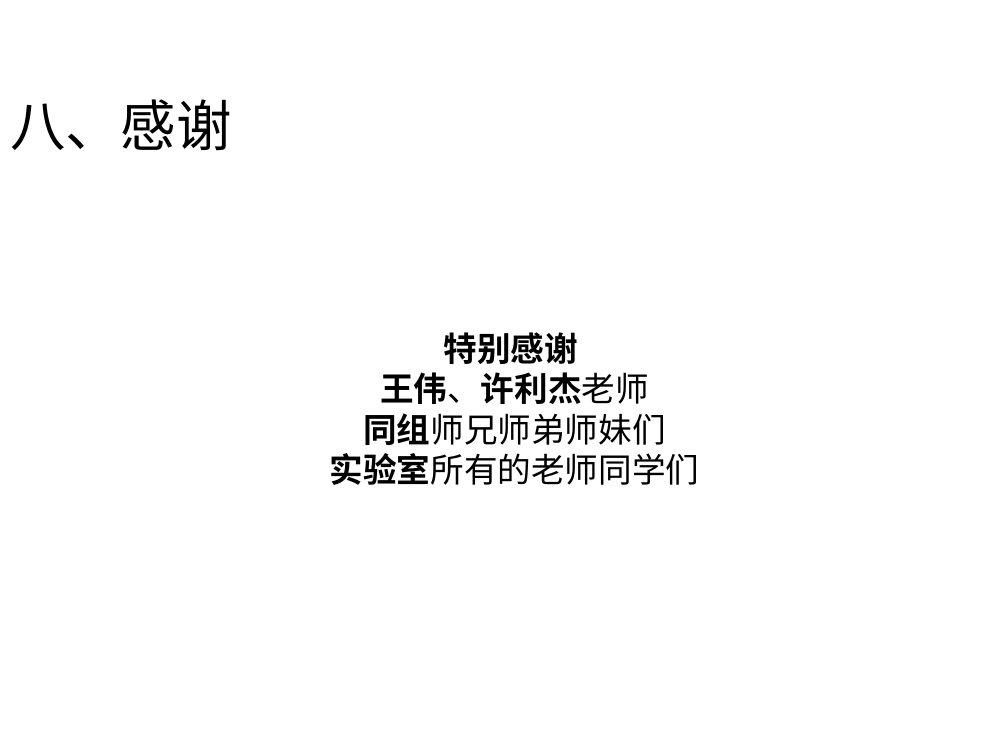
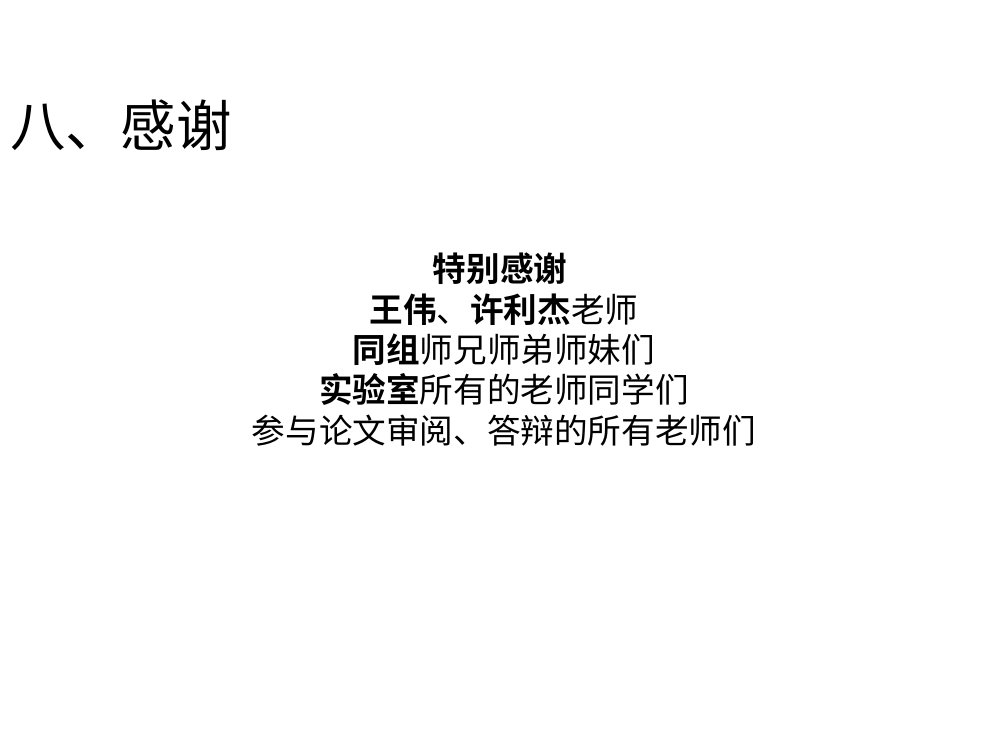
Before and after one commit to DuanSky22/GraduationThesis, a slide deck: slide 44 of 最终答辩/PPT/论文答辩-段世凯-v2.0.pptx. Drawn at 1008x756 pixels with LibreOffice and Linux fonts; fonts in the diff are those of the drawing. Boxes give left, top, right and bottom in pixels: in the first picture for what was removed or moved away, otherwise in the second. Text is boxed around its words. In the diff, an @@ line names an element or a change of style, - is before the commit and + after.

```diff
--- a/最终答辩/PPT/论文答辩-段世凯-v2.0.pptx
+++ b/最终答辩/PPT/论文答辩-段世凯-v2.0.pptx
@@ text "特别感谢": place and size @@
-text "特别感谢" at bbox=[330, 332, 700, 485]
+text "特别感谢" at bbox=[252, 252, 756, 446]
@@ text at bbox=[252, 414, 756, 446]: paragraph added @@
+参与论文审阅、答辩的所有老师们
```
Also in this commit, not shown: 6 other slides changed, 28 other files.
